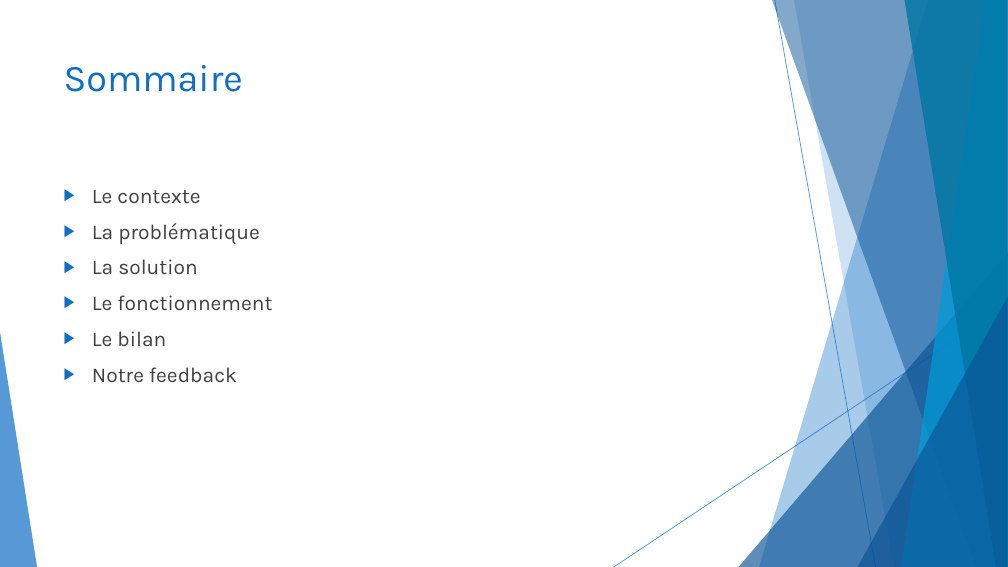
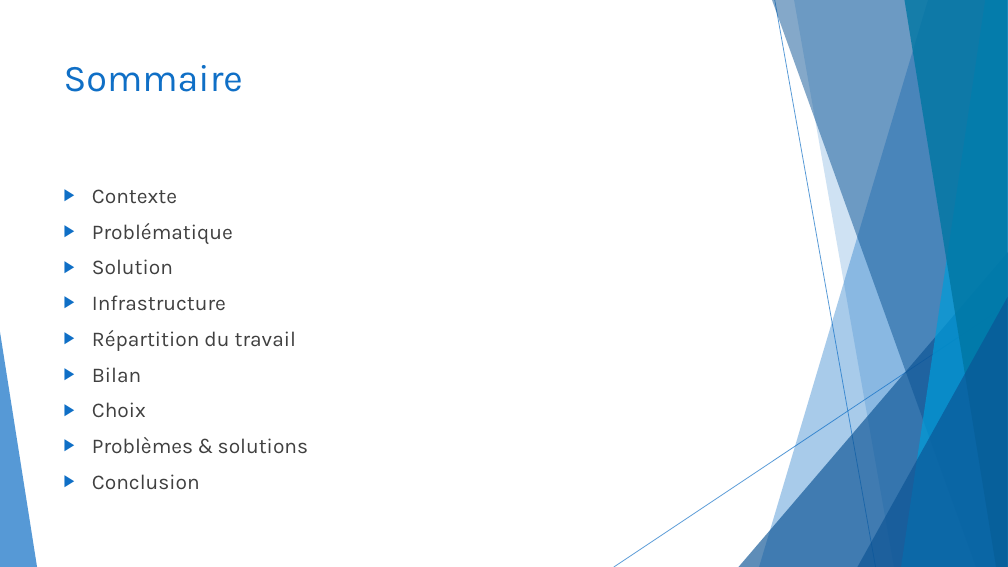
Before and after one commit to CeKonVeu/KingSkullClassicOnline, a slide deck: slide 2 of doc/King Skull Classic Online.pptx. Drawn at 1008x567 pixels with LibreOffice and Linux fonts; fonts in the diff are those of the drawing. Boxes give left, top, right and bottom in pixels: in the first picture for what was removed or moved away, otherwise in the second. Text is boxed around its words. In the diff, an @@ line names an element or a change of style, - is before the commit and + after.

```diff
--- a/doc/King Skull Classic Online.pptx
+++ b/doc/King Skull Classic Online.pptx
@@ text at [92,189,309,489]: text changed @@
-▶ Le contexte
-▶ La problématique
-▶ La solution
-▶ Le fonctionnement
-▶ Le bilan
-▶ Notre feedback
+▶ Contexte
+▶ Problématique
+▶ Solution
+▶ Infrastructure
+▶ Répartition du travail
+▶ Bilan
+▶ Choix
+▶ Problèmes & solutions
+▶ Conclusion
```
Also in this commit, not shown: 8 other slides changed, 2 slides added, 1 slide removed.
